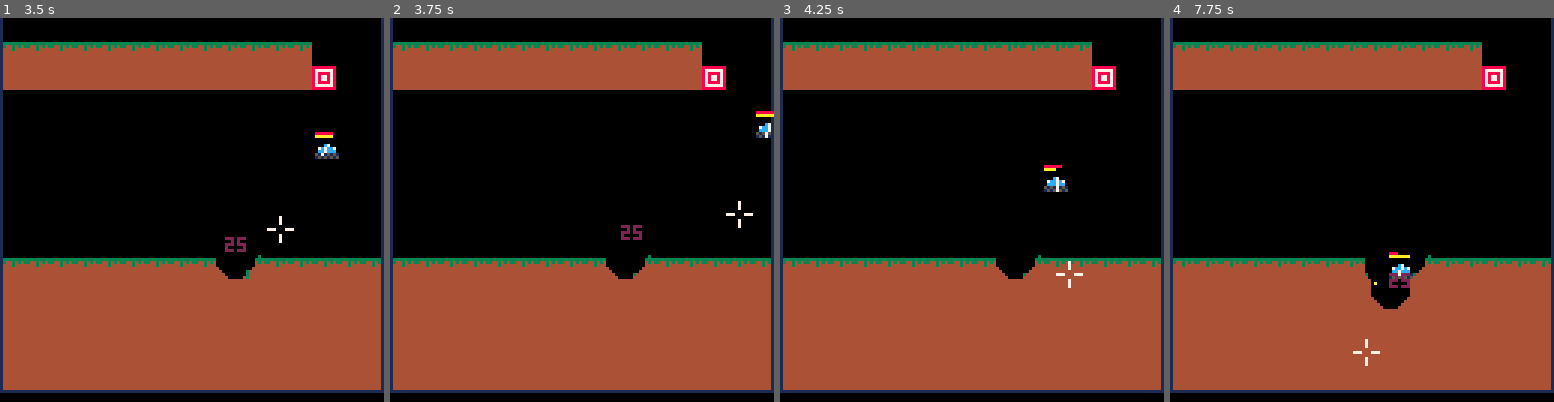
Above: before the commit, frames 1-4 (left to right).
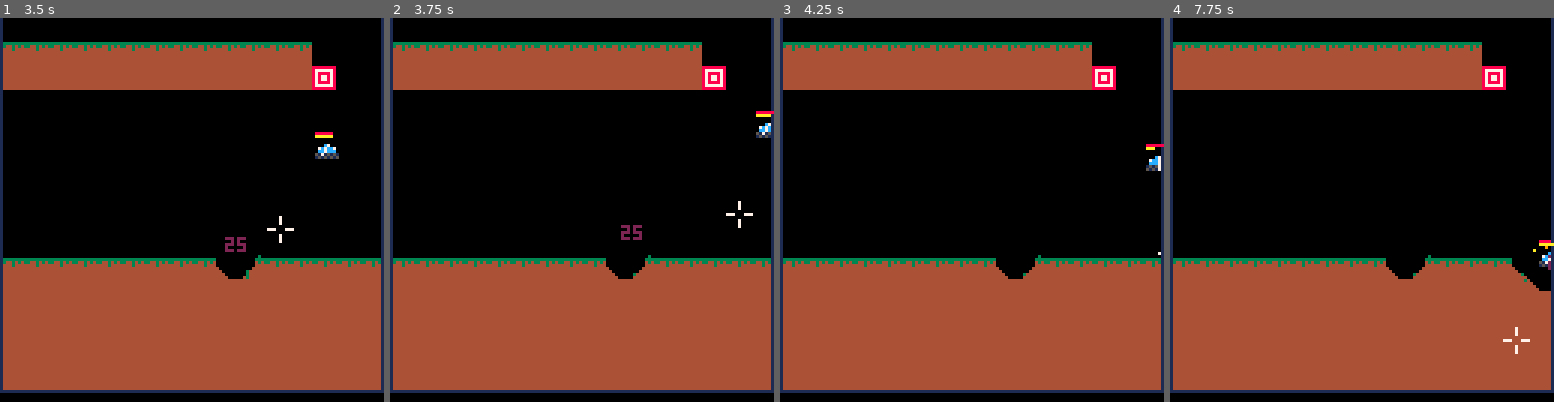
Above: after the commit, the same moments.

Repository: MarrMann/tanks.p8
Game: PICO-8 cartridge tanks.p8
Two runs of this game, one before a commit and one after it. Both use one fixed random seed, a clock stepped at 60 frames per second and the inputs below.
Inputs:
- Up to frame 1 (3.5 s): tap X (X key) at 0.33, 1.07, 1.85, 2.97 s; hold Right 1.6-2.1 s; hold Up 2.15-2.42 s; hold Right 2.47-3.03 s; hold Left from 3.08 s (still down)
- Up to frame 2 (3.75 s): release Left at 3.58 s; hold Down from 3.63 s (still down)
- Up to frame 3 (4.25 s): release Down at 3.97 s; hold Right from 4.02 s (still down); tap X (X key) at 4.08 s
- Up to frame 4 (7.75 s): release Right at 4.68 s; hold Up 4.73-5.03 s; hold Left 5.08-5.68 s; tap X (X key) at 5.2, 6.32, 7.43 s; hold Down 5.73-6.03 s; hold Right 6.08-6.58 s; hold Right 6.63-7.13 s; hold Up 7.18-7.45 s; hold Right from 7.5 s (still down)

Frame 1 is identical in both runs. In frame 2, less than 0.1% of the frame differs, in the area x 96-100%, y 25-32%; in frame 3, 0.5%; in frame 4, 2.1%, in the area x 47-100%, y 57-91%.

Commit message:
explode shots on wall bounds

Diff:
--- a/tanks.p8
+++ b/tanks.p8
@@ -295,6 +295,13 @@
 	mapset(x, y+1, startcol)
 end
 
+function hit_bounds(x,y)
+	if (room_state.bounds and (x > 126 or x < 2 or y > 123)) then
+		return true
+	end
+	return false
+end
+
 function mapget(x, y)
 	if (room_state.bounds and y > 123) return 0b0001111
 
@@ -451,18 +458,20 @@
 		 n_x,n_y=get_q_normal(ex_x, ex_y)
 		 p_x=ex_x+n_x*2
 		 p_y=ex_y+n_y*2
-		 for k=1,5 do
-		 	add(map_parts, {
-		 		x=flr(p_x),
-				 y=flr(p_y),
-				 xvel=rnd(5.0) - 2.5,
-				 yvel=rnd(5.0) - 2.5,
-				 xprev=flr(inf.prevx),
-				 yprev=flr(inf.prevy),
-				 life=120,
-				 col=hit_col
-		 	})
-		 end
+			if hit_col!=0 then
+				for k=1,5 do
+					add(map_parts, {
+						x=flr(p_x),
+						y=flr(p_y),
+						xvel=rnd(5.0) - 2.5,
+						yvel=rnd(5.0) - 2.5,
+						xprev=flr(inf.prevx),
+						yprev=flr(inf.prevy),
+						life=120,
+						col=hit_col
+					})
+				end
+			end
 		end
 
 		// particles
@@ -756,7 +765,7 @@
  prevy = y
 
  for x=x0,x1,xi do
-  if (mapget(flr(x),flr(y)) != 0) then
+  if (mapget(flr(x),flr(y)) != 0 or hit_bounds(x,y)) then
    local d = sqrt(dx*dx+dy*dy)
   	dx /= d
   	dy /= d
@@ -780,7 +789,7 @@
 		prevy = y
 	end
 	//check endpoint
-	if (mapget(flr(x1),flr(y1)) != 0) then
+	if (mapget(flr(x1),flr(y1)) != 0 or hit_bounds(x1,y1)) then
 		return {
 	 	didhit=true,
 	 	x=x1,
@@ -804,7 +813,7 @@
  prevy = y0
 
  for y=y0,y1,sgn(dy) do
-  if (mapget(flr(x),flr(y)) != 0) then
+  if (mapget(flr(x),flr(y)) != 0 or hit_bounds(x,y)) then
   	local d = sqrt(dx*dx+dy*dy)
   	dx /= d
   	dy /= d
@@ -828,7 +837,7 @@
 		prevy = y
 	end
 	//check endpoint
-	if (mapget(flr(x1),flr(y1)) != 0) then
+	if (mapget(flr(x1),flr(y1)) != 0 or hit_bounds(x1,y1)) then
 		return {
 	 	didhit=true,
 	 	x=x1,
@@ -1100,8 +1109,6 @@
 --spawn player on nearest free spot
 --when entering new room.
 --look upwards first, then down.
-
---shots should explode on lvl walls.
 
 --more lenient hill traversal
 
